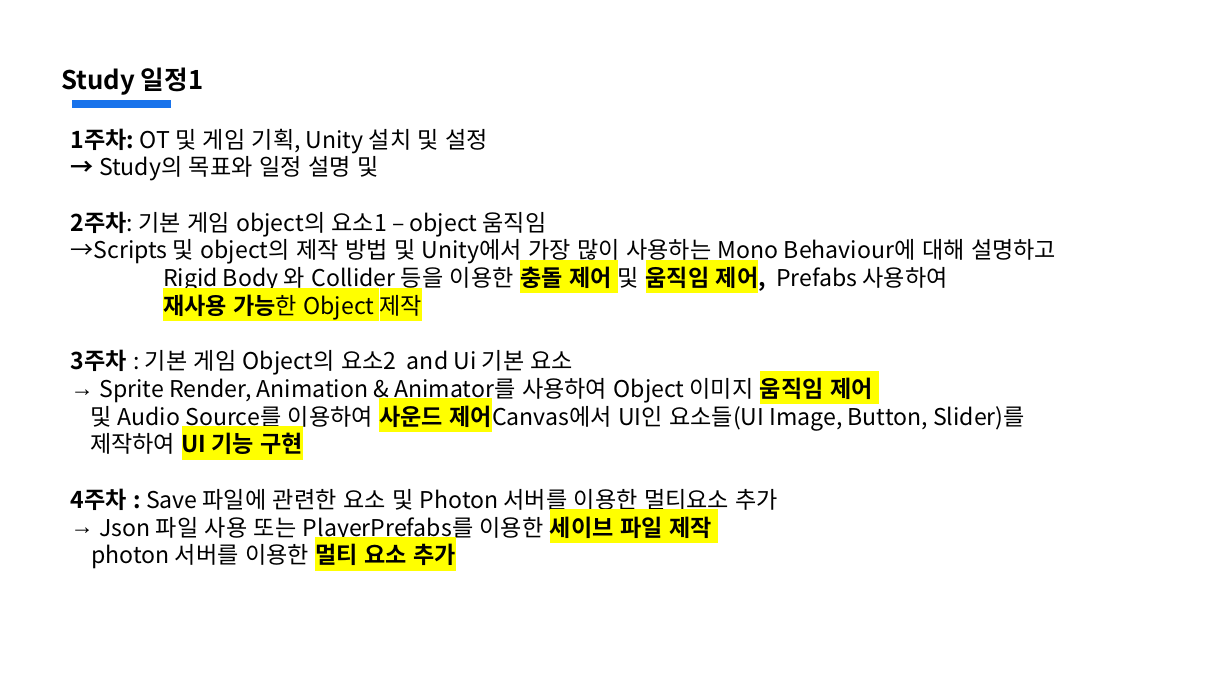
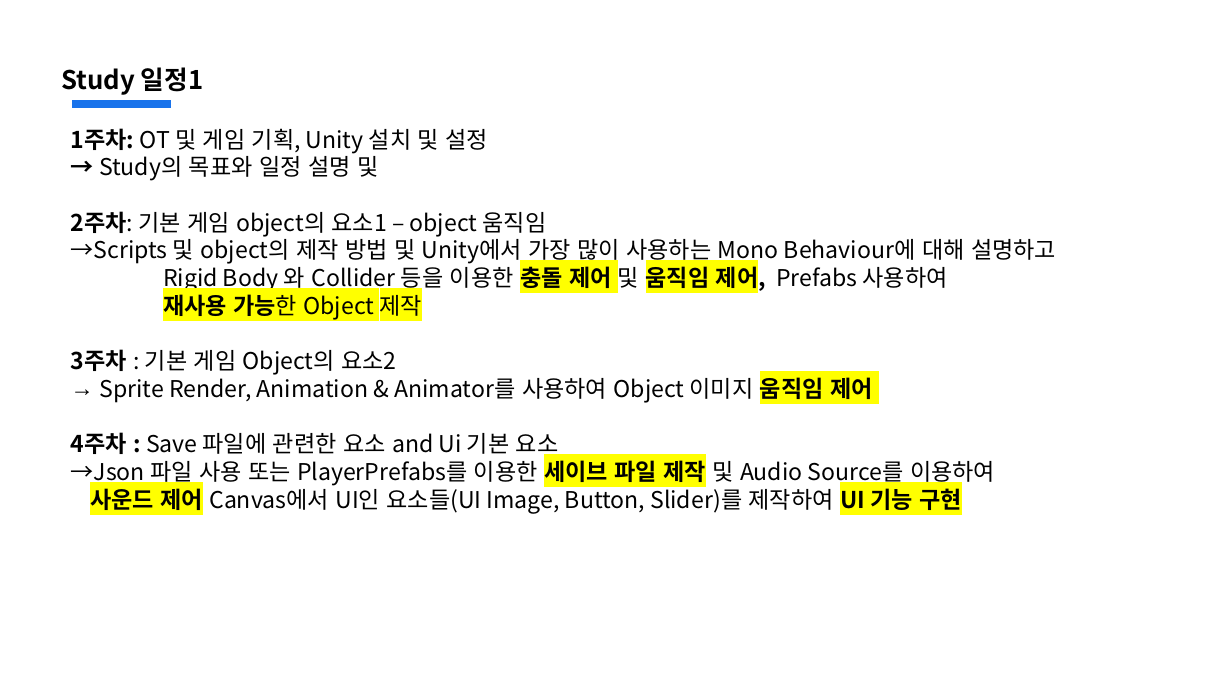
Before and after one commit to jsjin01/MJsec_Unity_Mentoring, a slide deck: slide 3 of MJsec_게임 개발 멘토링/MJsec_1주차.pptx. Drawn at 1232x693 pixels with LibreOffice and Linux fonts; fonts in the diff are those of the drawing. Boxes give left, top, right and bottom in pixels: in the first picture for what was removed or moved away, otherwise in the second. Text is boxed around its words. In the diff, an @@ line names an element or a change of style, - is before the commit and + after.

```diff
--- a/MJsec_게임 개발 멘토링/MJsec_1주차.pptx
+++ b/MJsec_게임 개발 멘토링/MJsec_1주차.pptx
@@ text at <box>71,349,396,375</box>: text changed @@
-3주차 : 기본 게임 Object의 요소2 and Ui 기본 요소
+3주차 : 기본 게임 Object의 요소2
@@ text at <box>71,432,995,514</box>: text changed @@
-및 Audio Source를 이용하여 사운드 제어Canvas에서 UI인 요소들(UI Image, Button, Slider)를
-제작하여 UI 기능 구현
-4주차 : Save 파일에 관련한 요소 및 Photon 서버를 이용한 멀티요소 추가
-→ Json 파일 사용 또는 PlayerPrefabs를 이용한 세이브 파일 제작
-photon 서버를 이용한 멀티 요소 추가
+4주차 : Save 파일에 관련한 요소 and Ui 기본 요소
+→Json 파일 사용 또는 PlayerPrefabs를 이용한 세이브 파일 제작 및 Audio Source를 이용하여
+사운드 제어 Canvas에서 UI인 요소들(UI Image, Button, Slider)를 제작하여 UI 기능 구현
```
Also in this commit, not shown: 1 slide removed, 27 other files.
